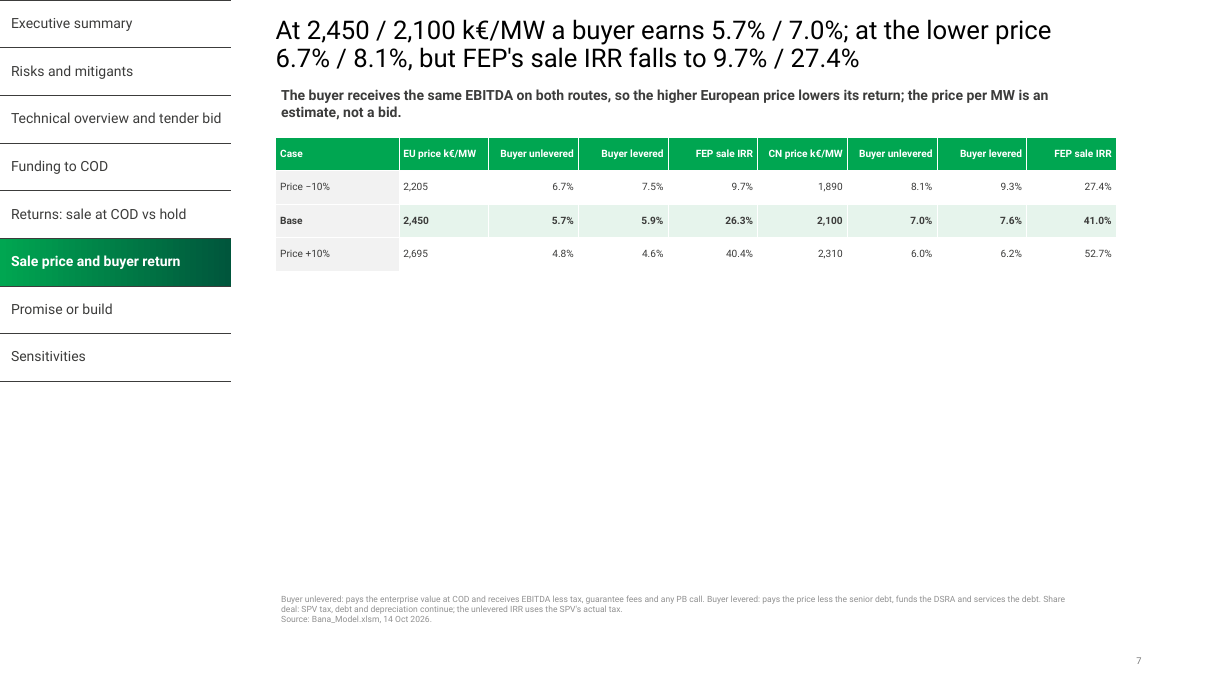
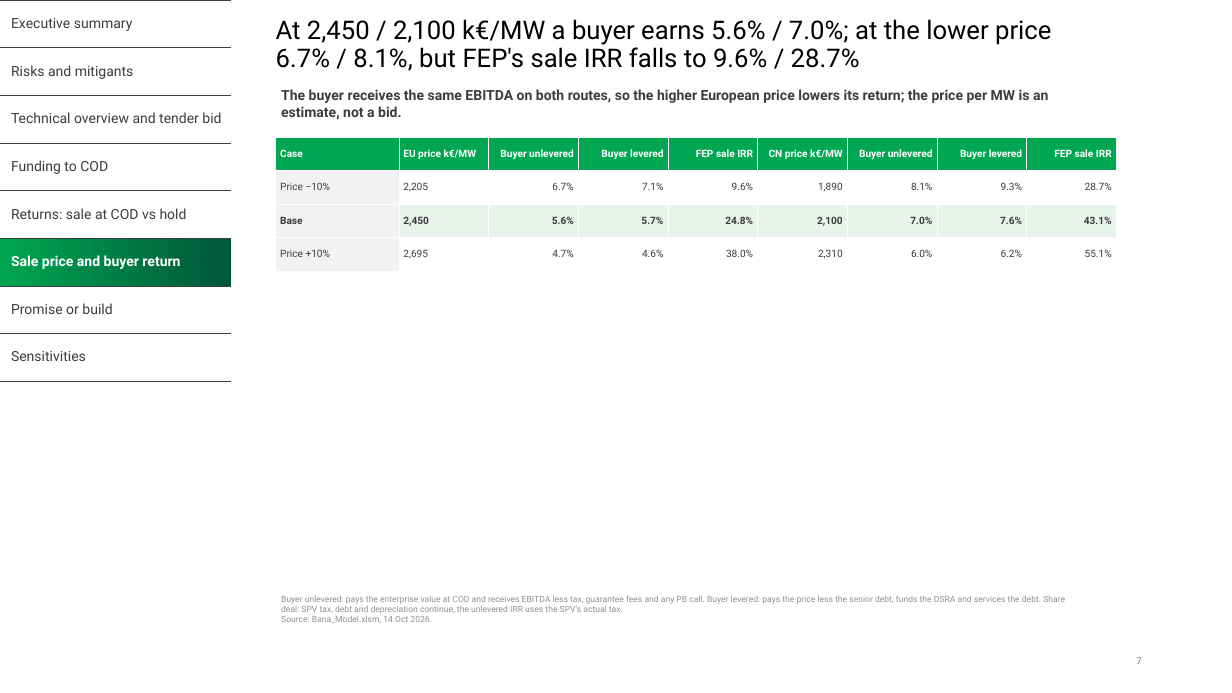
Before and after one commit to ZalanZad/FEP_modeller, a slide deck: slide 7 of projects/bana/out/Bana_IC.pptx. Drawn at 1232x693 pixels with LibreOffice and Linux fonts; fonts in the diff are those of the drawing; background and template pictures are left out. Boxes give left, top, right and bottom in pixels: in the first picture for what was removed or moved away, otherwise in the second. Text is boxed around its words. In the diff, an @@ line names an element or a change of style, - is before the commit and + after.

```diff
--- a/projects/bana/out/Bana_IC.pptx
+++ b/projects/bana/out/Bana_IC.pptx
@@ title at bbox=[276, 19, 1051, 71]: text changed @@
-At 2,450 / 2,100 k€/MW a buyer earns 5.7% / 7.0%; at the lower price 6.7% / 8.1%, but FEP's sale IRR falls to 9.7% / 27.4%
+At 2,450 / 2,100 k€/MW a buyer earns 5.6% / 7.0%; at the lower price 6.7% / 8.1%, but FEP's sale IRR falls to 9.6% / 28.7%
@@ table at bbox=[276, 137, 1116, 271] @@
-row 2: Price −10% | 2,205 | 6.7% | 7.5% | 9.7% | 1,890 | 8.1% | 9.3% | 27.4%
+row 2: Price −10% | 2,205 | 6.7% | 7.1% | 9.6% | 1,890 | 8.1% | 9.3% | 28.7%
-row 3: Base | 2,450 | 5.7% | 5.9% | 26.3% | 2,100 | 7.0% | 7.6% | 41.0%
+row 3: Base | 2,450 | 5.6% | 5.7% | 24.8% | 2,100 | 7.0% | 7.6% | 43.1%
-row 4: Price +10% | 2,695 | 4.8% | 4.6% | 40.4% | 2,310 | 6.0% | 6.2% | 52.7%
+row 4: Price +10% | 2,695 | 4.7% | 4.6% | 38.0% | 2,310 | 6.0% | 6.2% | 55.1%
```
Also in this commit, not shown: 5 other slides changed, 7 other files.
